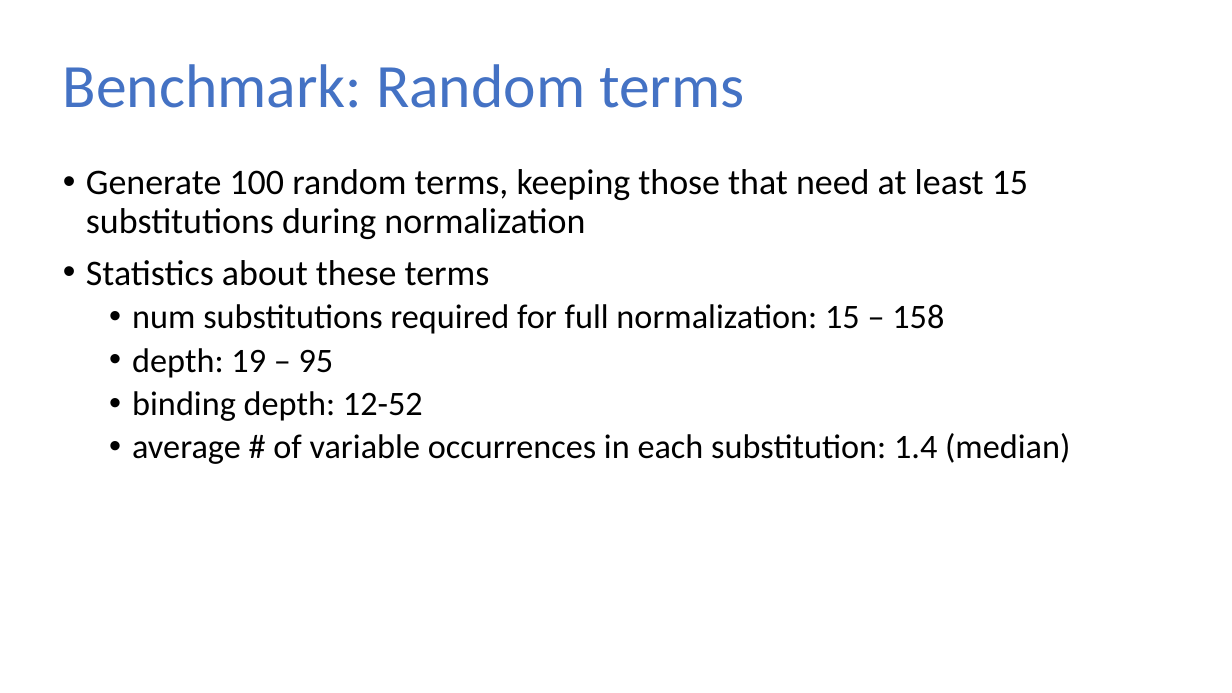
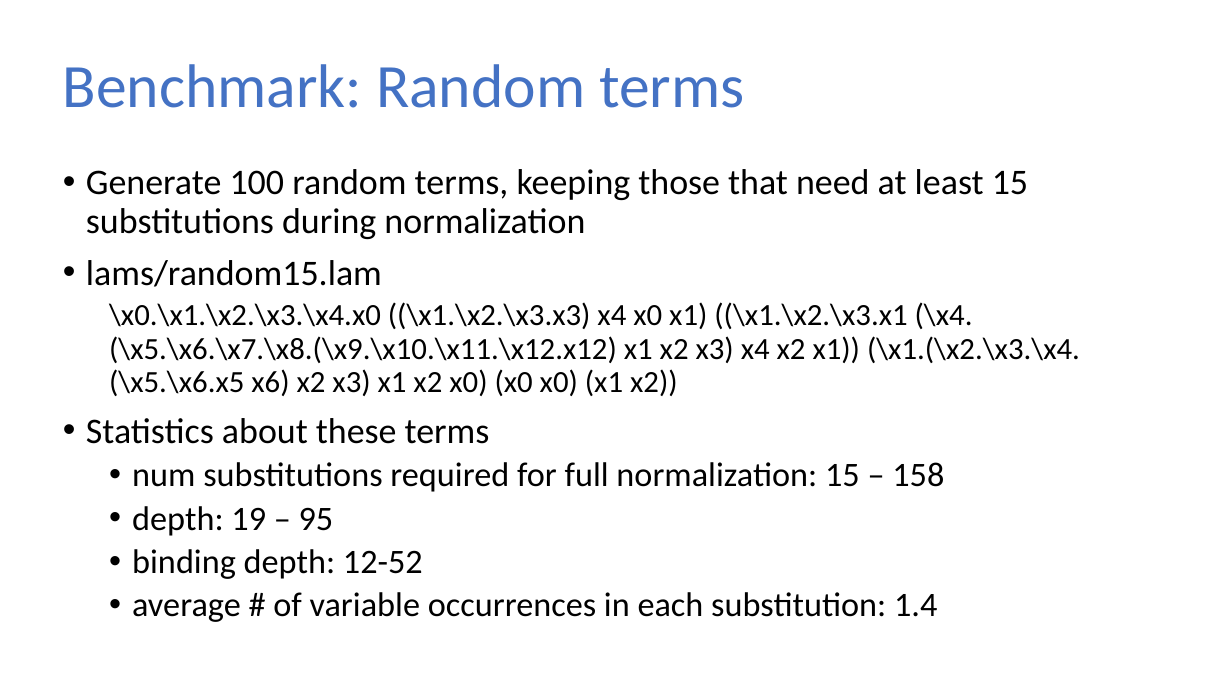
Before and after one commit to sweirich/lambda-n-ways, a slide deck: slide 27 of plclub-2021.pptx. Drawn at 1232x693 pixels with LibreOffice and Linux fonts; fonts in the diff are those of the drawing. Boxes give left, top, right and bottom in pixels: in the first picture for what was removed or moved away, otherwise in the second. Text is boxed around its words. In the diff, an @@ line names an element or a change of style, - is before the commit and + after.

```diff
--- a/plclub-2021.pptx
+++ b/plclub-2021.pptx
@@ text at bbox=[86, 260, 1080, 396]: paragraphs added @@
+• lams/random15.lam
+  \x0.\x1.\x2.\x3.\x4.x0 ((\x1.\x2.\x3.x3) x4 x0 x1) ((\x1.\x2.\x3.x1 (\x4.(\x5.\x6.\x7.\x8.(\x9.\x10.\x11.\x12.x12) x1 x2 x3) x4 x2 x1)) (\x1.(\x2.\x3.\x4.(\x5.\x6.x5 x6) x2 x3) x1 x2 x0) (x0 x0) (x1 x2))
@@ text at bbox=[132, 592, 937, 622]: text changed @@
-  • average # of variable occurrences in each substitution: 1.4 (median)
+  • average # of variable occurrences in each substitution: 1.4
```
Also in this commit, not shown: 16 other slides changed, 3 slides added, 13 slides removed, 34 other files.
